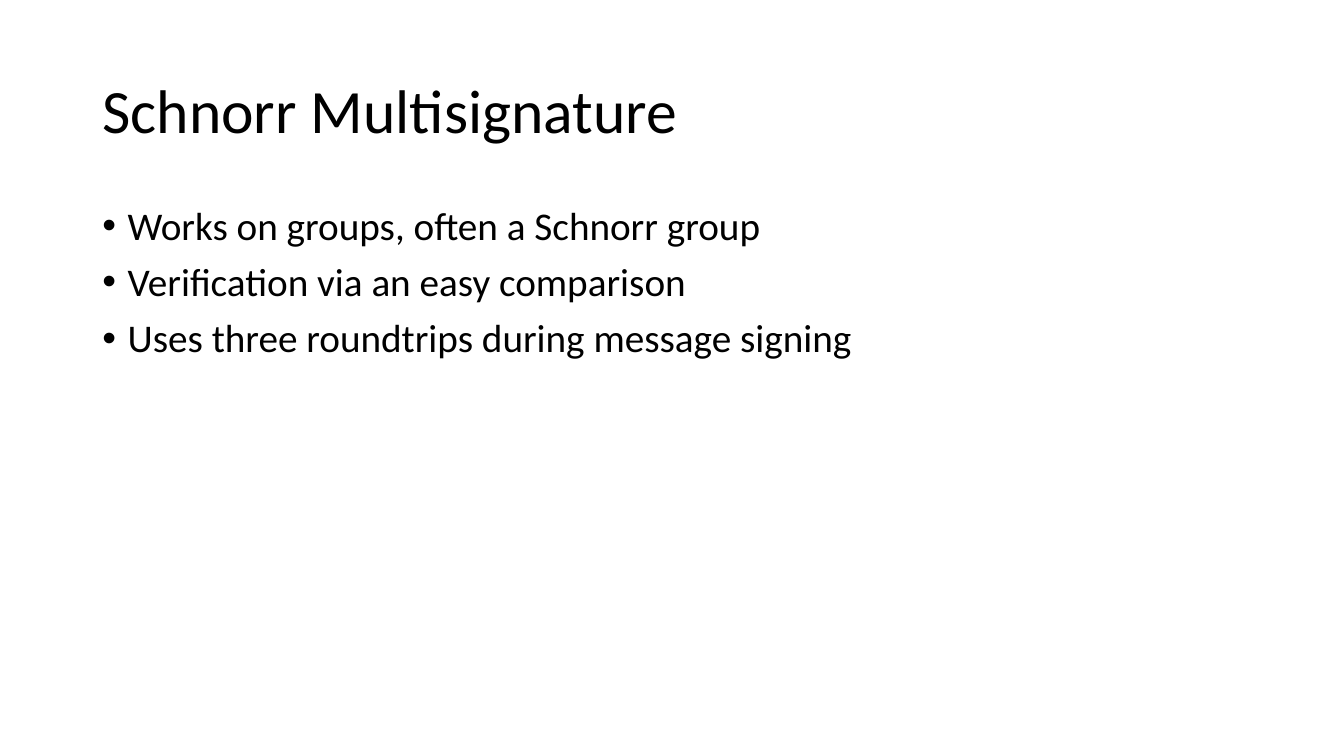
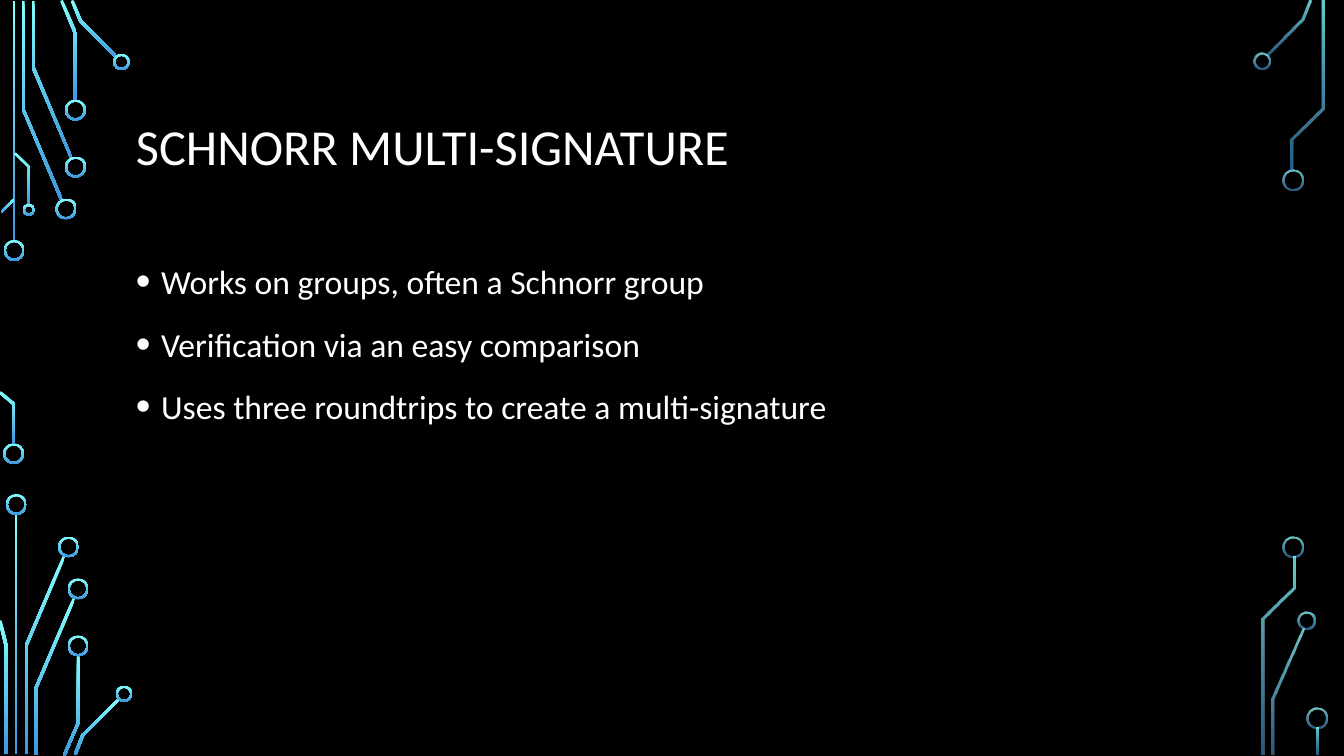
Before and after one commit to PJvGrol/Thesis, a slide deck: slide 16 of Presentation.pptx (slide 15 before the commit). Drawn at 1344x756 pixels with LibreOffice and Linux fonts; fonts in the diff are those of the drawing; background and template pictures are left out. Boxes give left, top, right and bottom in pixels: in the first picture for what was removed or moved away, otherwise in the second. Text is boxed around its words. In the diff, an @@ line names an element or a change of style, - is before the commit and + after.

```diff
--- a/Presentation.pptx
+++ b/Presentation.pptx
@@ background #FFFFFF to picture (left out) @@
@@ title at (136, 132, 729, 166): text changed; size 44 to 36 pt; text colour #000000 to #FFFFFF @@
-Schnorr Multisignature
+SCHNORR MULTI-SIGNATURE
@@ text "Works on groups, often a ...": place and size @@
-text "Works on groups, often a ..." at (128, 212, 851, 359)
+text "Works on groups, often a ..." at (161, 270, 826, 425)
@@ text at (161, 270, 704, 363): size 28 to 24 pt, text colour #000000 to #FFFFFF in "Works on groups, often a Schnorr group", "Verification via an easy comparison"; line spacing 0.9 to 1.2 @@
@@ text at (161, 395, 826, 425): text changed; size 28 to 24 pt; text colour #000000 to #FFFFFF @@
-• Uses three roundtrips during message signing
+• Uses three roundtrips to create a multi-signature
@@ group added at (0, 0, 1328, 756): 33 freeform shapes, 3 rectangles @@
```
Also in this commit, not shown: 11 other slides changed, 8 slides added, 6 slides removed, 18 other files.
